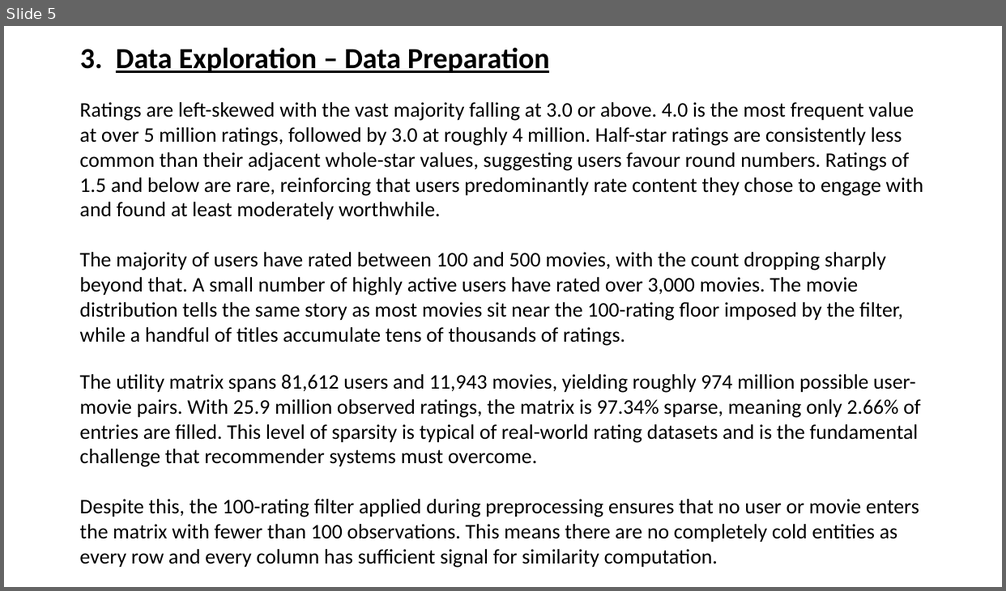
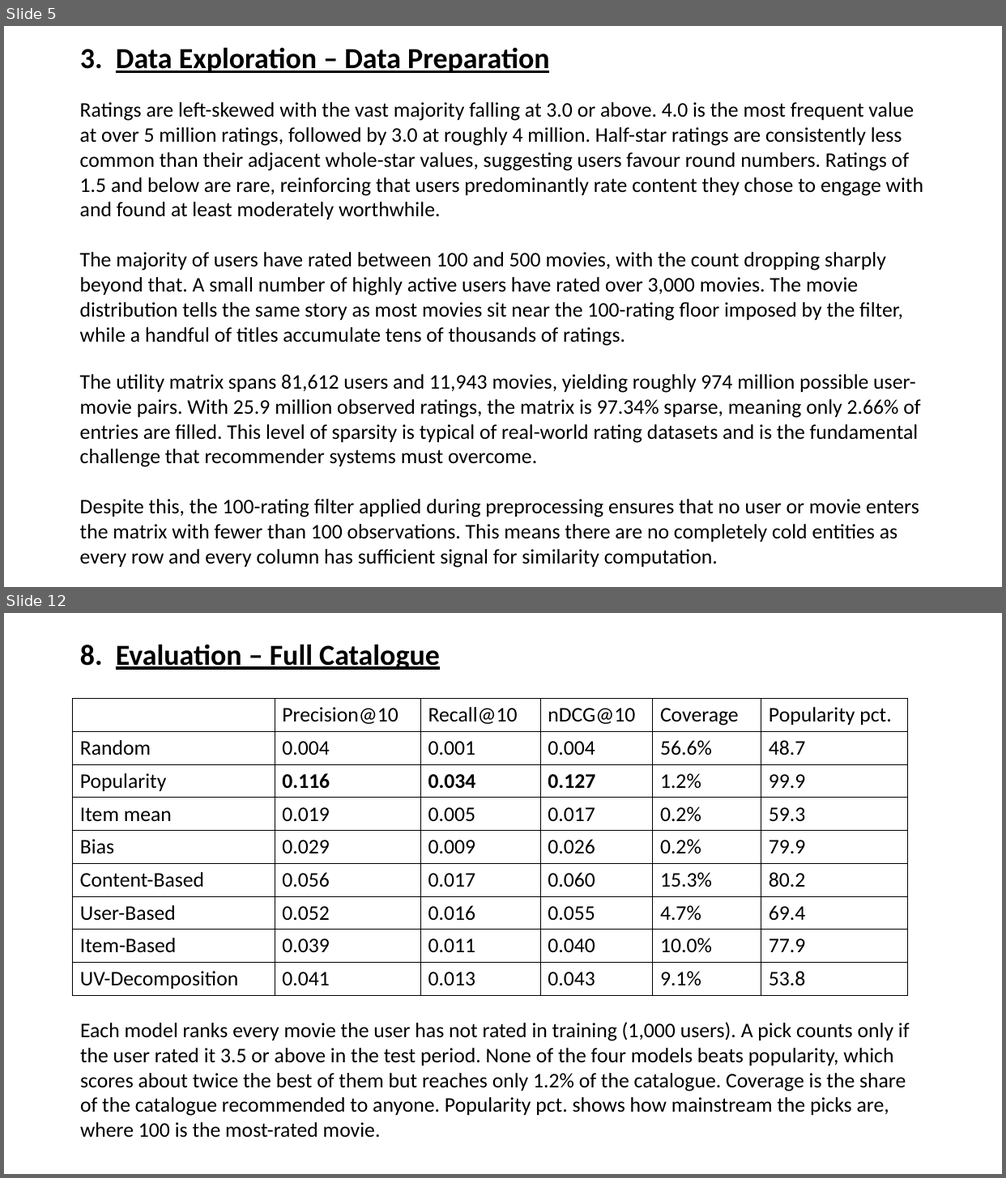
Before and after one commit to BillyGeros94/movie-recommendation-system, a slide deck: presentation/Recommender Presentation.pptx. Shown one above the other, each under a label of ours: slide 5 before the commit, slides 5 and 12 after it; the slides between them are not shown. The pictures are 1006x591 and 1006x1178 pixels, drawn with LibreOffice and Linux fonts; fonts in the diff are those of the drawing. Boxes give left, top, right and bottom in pixels: in the first picture for what was removed or moved away, otherwise in the second. Text is boxed around its words. In the diff, an @@ line names an element or a change of style, - is before the commit and + after.

Commit message:
Fix evaluation, add baselines, tests and training pipeline

```diff
--- a/presentation/Recommender Presentation.pptx
+++ b/presentation/Recommender Presentation.pptx
@@ slide 12 added at (x1=4, y1=613, x2=1002, y2=1174), background #FFFFFF @@
@@ title added at (x1=80, y1=644, x2=440, y2=670), 28 pt, text #000000, bold, underline @@
+8. Evaluation – Full Catalogue
@@ table added at (x1=73, y1=699, x2=908, y2=995), 9 rows, 6 columns @@
+ | Precision@10 | Recall@10 | nDCG@10 | Coverage | Popularity pct.
+Random | 0.004 | 0.001 | 0.004 | 56.6% | 48.7
+Popularity | 0.116 | 0.034 | 0.127 | 1.2% | 99.9
+Item mean | 0.019 | 0.005 | 0.017 | 0.2% | 59.3
+Bias | 0.029 | 0.009 | 0.026 | 0.2% | 79.9
+Content-Based | 0.056 | 0.017 | 0.060 | 15.3% | 80.2
+User-Based | 0.052 | 0.016 | 0.055 | 4.7% | 69.4
+Item-Based | 0.039 | 0.011 | 0.040 | 10.0% | 77.9
+UV-Decomposition | 0.041 | 0.013 | 0.043 | 9.1% | 53.8
@@ text added at (x1=80, y1=1022, x2=910, y2=1138), 20 pt, text #000000 @@
+Each model ranks every movie the user has not rated in training (1,000 users). A pick counts only if the user rated it 3.5 or above in the test period. None of the four models beats popularity, which scores about twice the best of them but reaches only 1.2% of the catalogue. Coverage is the share of the catalogue recommended to anyone. Popularity pct. shows how mainstream the picks are, where 100 is the most-rated movie.
```
Also in this commit, not shown: 9 slides changed, 1 other slide added, 37 other files.
